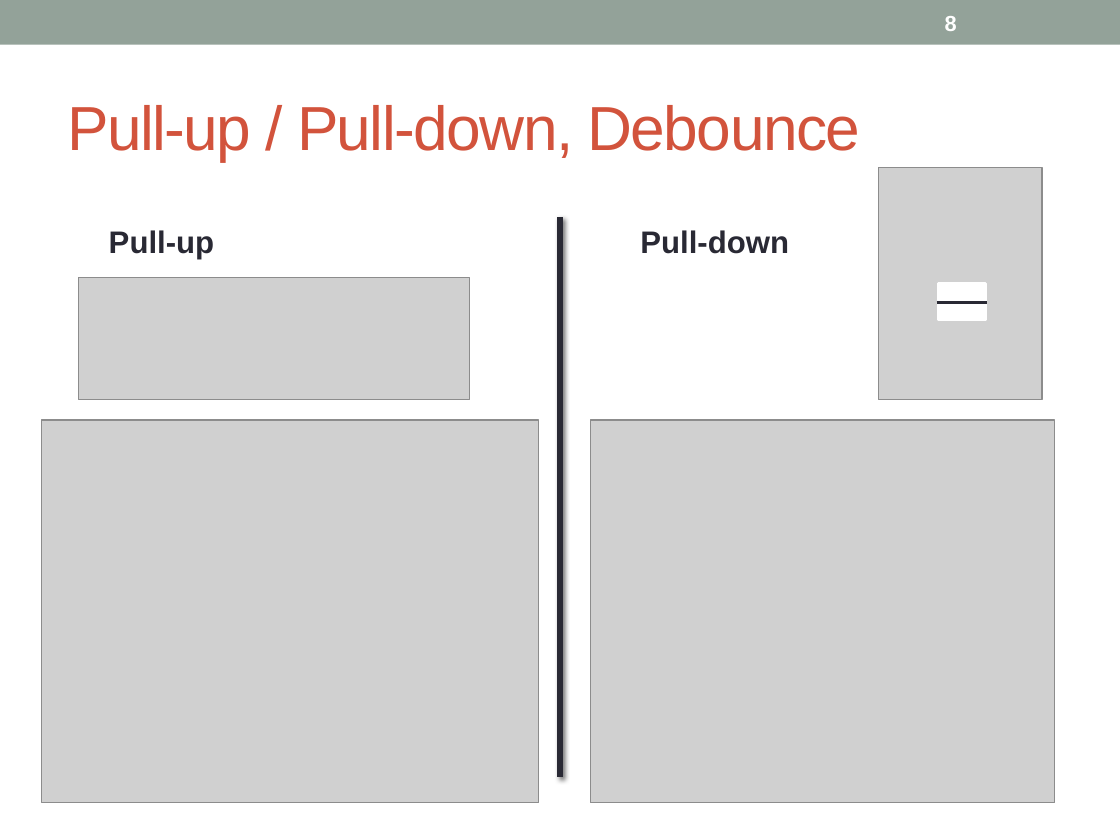
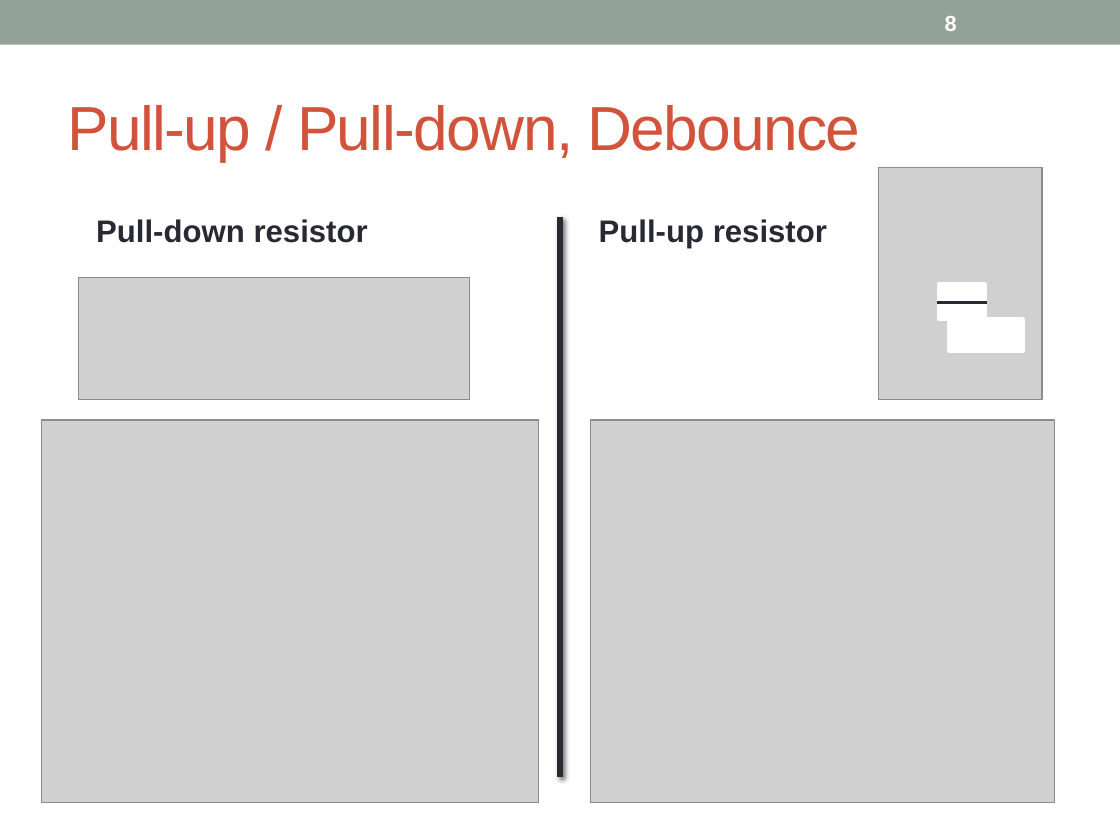
Before and after one commit to FlorianOechslin/Dicke-Controller-Kartoffelsalat, a slide deck: slide 8 of SW04_Monday.pptx. Drawn at 1120x840 pixels with LibreOffice and Linux fonts; fonts in the diff are those of the drawing; grey boxes stand for pictures. Boxes give left, top, right and bottom in pixels: in the first picture for what was removed or moved away, otherwise in the second. Text is boxed around its words. In the diff, an @@ line names an element or a change of style, - is before the commit and + after.

```diff
--- a/SW04_Monday.pptx
+++ b/SW04_Monday.pptx
@@ text at <box>96,219,368,243</box>: text changed @@
-Pull-down
+Pull-down resistor
@@ text at <box>599,219,827,249</box>: text changed @@
-Pull-up
+Pull-up resistor
@@ rectangle added at <box>949,319,1024,352</box>, fill #FFFFFF, outline #FFFFFF 2.08 pt @@
```
Also in this commit, not shown: 2 other slides changed, 4 slides added, 2 slides removed.
